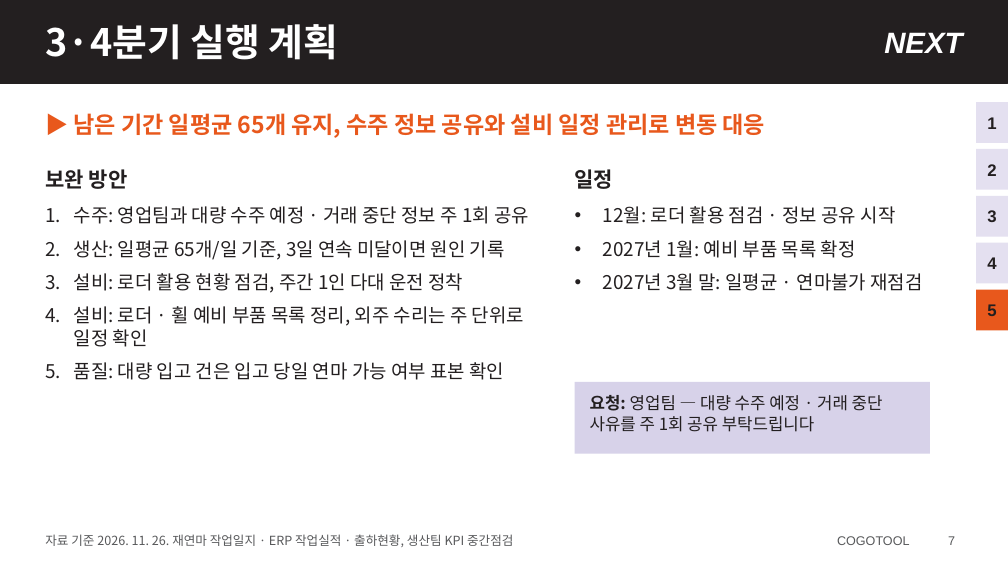
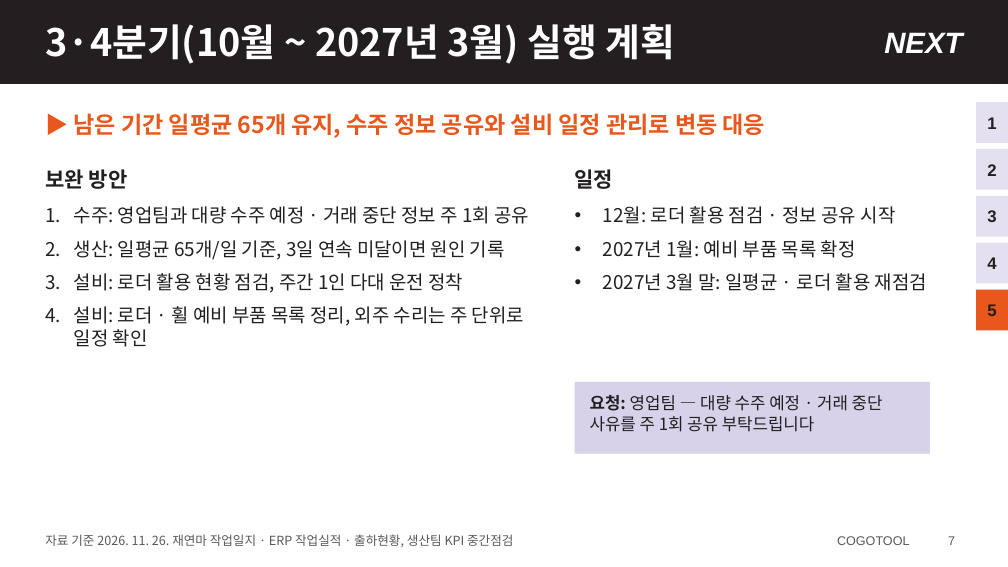
Before and after one commit to HanKyungJun/koreatooling-portal, a slide deck: slide 7 of wiki/reports/07_KPI/생산팀_KPI_중간점검_20261128.pptx. Drawn at 1008x567 pixels with LibreOffice and Linux fonts; fonts in the diff are those of the drawing. Boxes give left, top, right and bottom in pixels: in the first picture for what was removed or moved away, otherwise in the second. Text is boxed around its words. In the diff, an @@ line names an element or a change of style, - is before the commit and + after.

Commit message:
KPI 중간점검 발표자료 4~9월 기준으로 재정리 (2026-11-27)

```diff
--- a/wiki/reports/07_KPI/생산팀_KPI_중간점검_20261128.pptx
+++ b/wiki/reports/07_KPI/생산팀_KPI_중간점검_20261128.pptx
@@ title at (45,24,676,64): text changed @@
-3·4분기 실행 계획
+3·4분기(10월 ~ 2027년 3월) 실행 계획
@@ text at (603,273,927,291): text changed @@
-• 2027년 3월 말: 일평균 · 연마불가 재점검
+• 2027년 3월 말: 일평균 · 로더 활용 재점검
@@ text at (74,362,504,380): paragraph removed @@
-5. 품질: 대량 입고 건은 입고 당일 연마 가능 여부 표본 확인
```
Also in this commit, not shown: 6 other slides changed, 1 other file.
